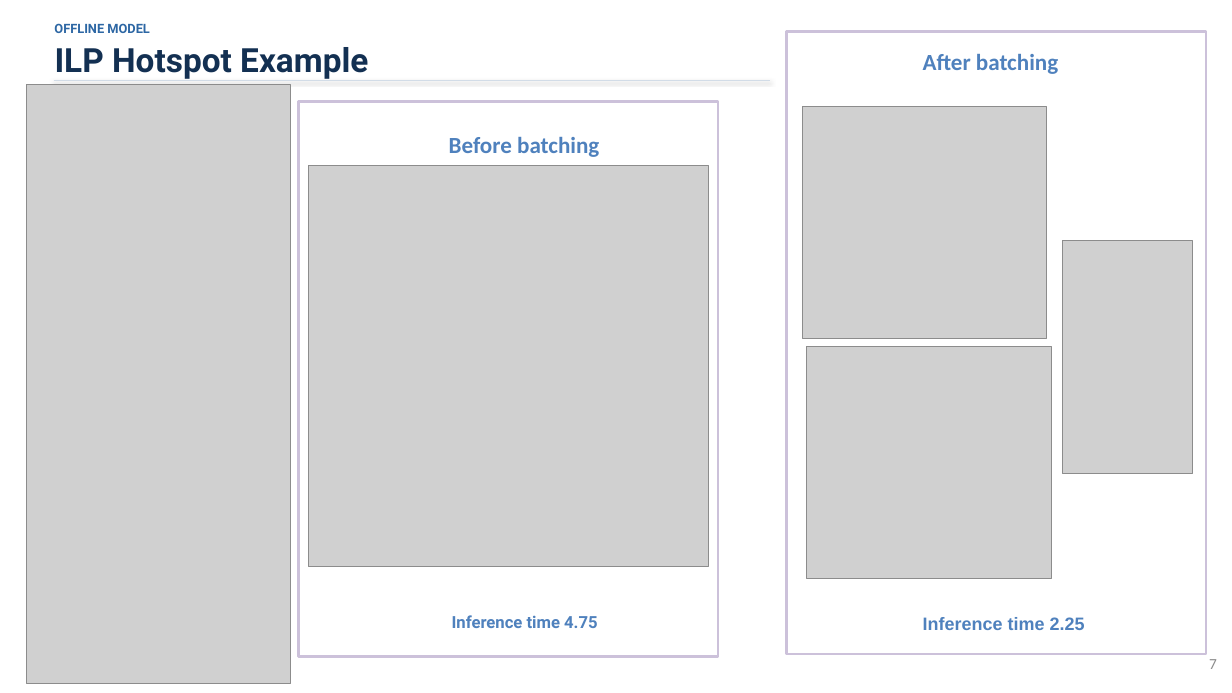
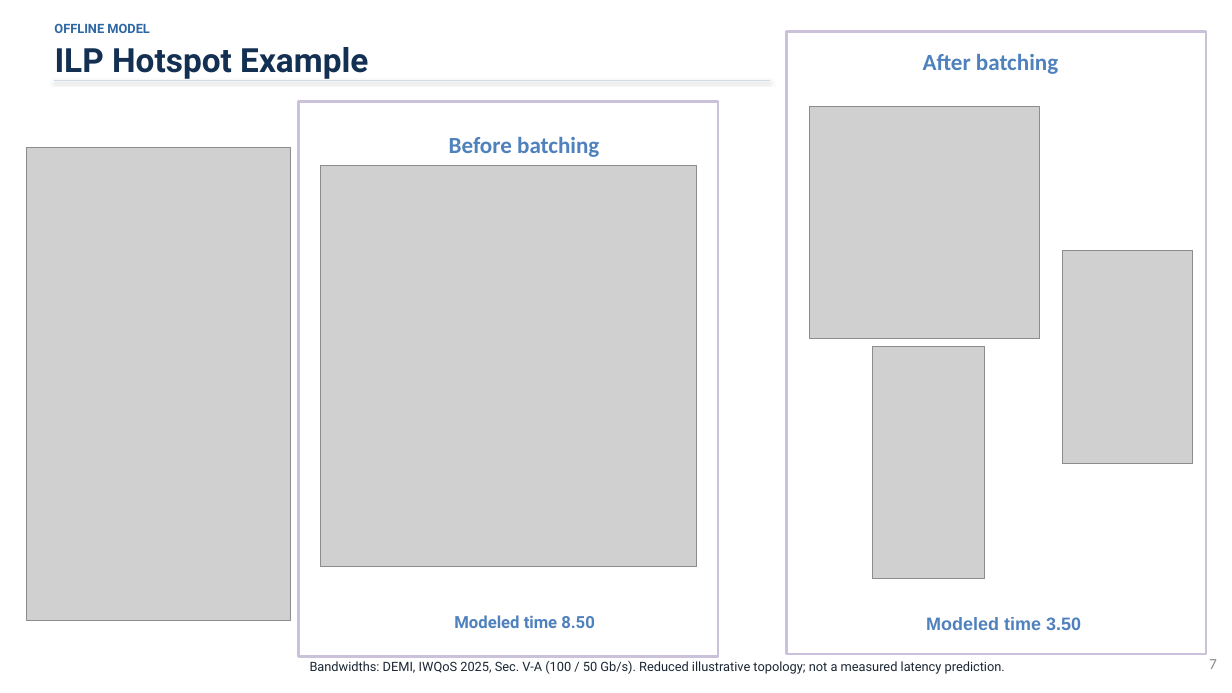
Before and after one commit to DOCCA0/vllm, a slide deck: slide 7 of benchmarks/eplb_rebalance/presentation/wucao_eplb.pptx. Drawn at 1232x693 pixels with LibreOffice and Linux fonts; fonts in the diff are those of the drawing; grey boxes stand for pictures. Boxes give left, top, right and bottom in pixels: in the first picture for what was removed or moved away, otherwise in the second. Text is boxed around its words. In the diff, an @@ line names an element or a change of style, - is before the commit and + after.

```diff
--- a/benchmarks/eplb_rebalance/presentation/wucao_eplb.pptx
+++ b/benchmarks/eplb_rebalance/presentation/wucao_eplb.pptx
@@ picture: place and size @@
-picture at (802, 106, 1047, 338)
+picture at (810, 106, 1040, 338)
@@ picture: place and size @@
-picture at (27, 85, 291, 684)
+picture at (27, 148, 291, 621)
@@ picture: place and size @@
-picture at (309, 165, 709, 567)
+picture at (320, 165, 696, 567)
@@ picture: place and size @@
-picture at (1062, 240, 1192, 473)
+picture at (1062, 250, 1192, 464)
@@ picture: place and size @@
-picture at (807, 347, 1052, 579)
+picture at (873, 347, 985, 579)
@@ text at (454, 615, 595, 628): text changed @@
-Inference time 4.75
+Modeled time 8.50
@@ text at (926, 617, 1081, 630): text changed @@
-Inference time 2.25
+Modeled time 3.50
@@ text added at (310, 661, 1005, 674), 10 pt, text #1C2735 @@
+Bandwidths: DEMI, IWQoS 2025, Sec. V-A (100 / 50 Gb/s). Reduced illustrative topology; not a measured latency prediction.
```
Also in this commit, not shown: 1 other slide changed, 38 other files.
